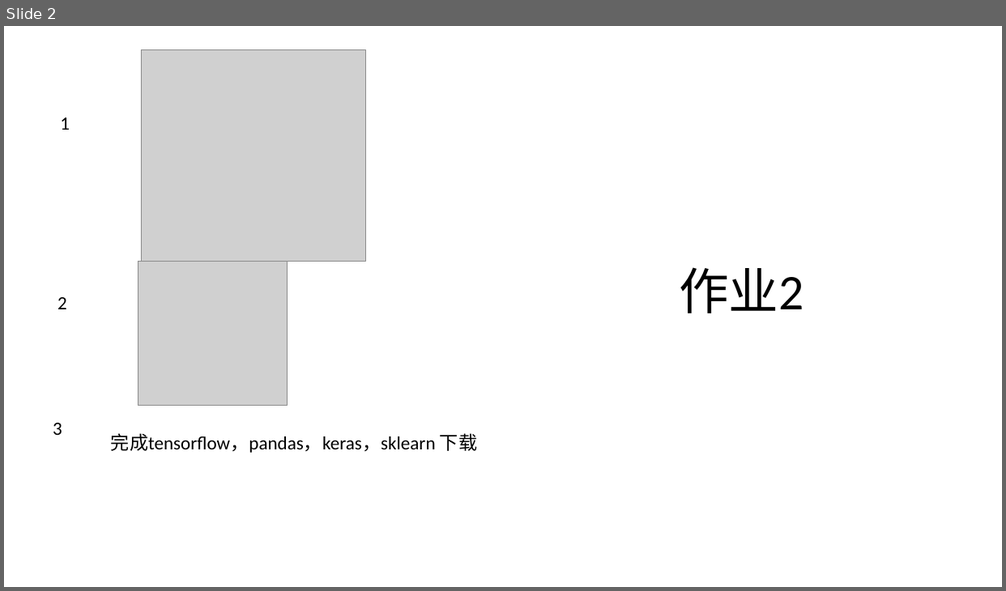
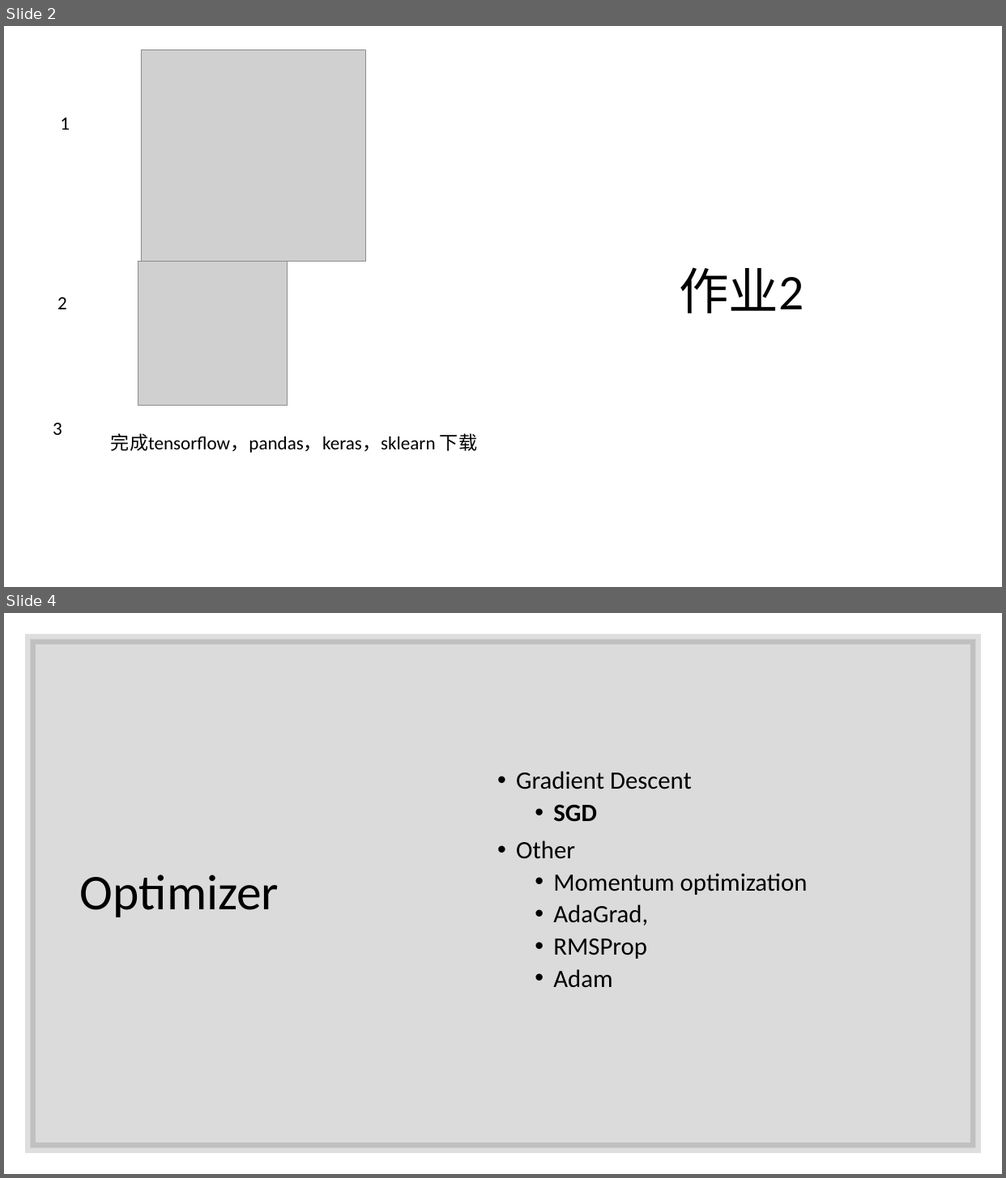
Before and after one commit to erdeq-upenn/stock, a slide deck: wk3/WK3.pptx. Shown one above the other, each under a label of ours: slide 2 before the commit, slides 2 and 4 after it; the slides between them are not shown. The pictures are 1006x591 and 1006x1178 pixels, drawn with LibreOffice and Linux fonts; fonts in the diff are those of the drawing; grey boxes stand for pictures. Boxes give left, top, right and bottom in pixels: in the first picture for what was removed or moved away, otherwise in the second. Text is boxed around its words. In the diff, an @@ line names an element or a change of style, - is before the commit and + after.

```diff
--- a/wk3/WK3.pptx
+++ b/wk3/WK3.pptx
@@ slide 4 added at bbox=[4, 613, 1002, 1174], background #FFFFFF @@
@@ rectangle added at bbox=[30, 639, 976, 1148], fill #000000 at 14% opacity, outline #262626 10 pt @@
@@ text added at bbox=[516, 771, 808, 988], 24 pt, text #000000 @@
+• Gradient Descent
+  • SGD
+• Other
+  • Momentum optimization
+  • AdaGrad,
+  • RMSProp
+  • Adam
@@ title added at bbox=[80, 875, 279, 918], 48 pt, text #000000 @@
+Optimizer
```
Also in this commit, not shown: 2 other slides added, 6 slides removed, 16 other files.
